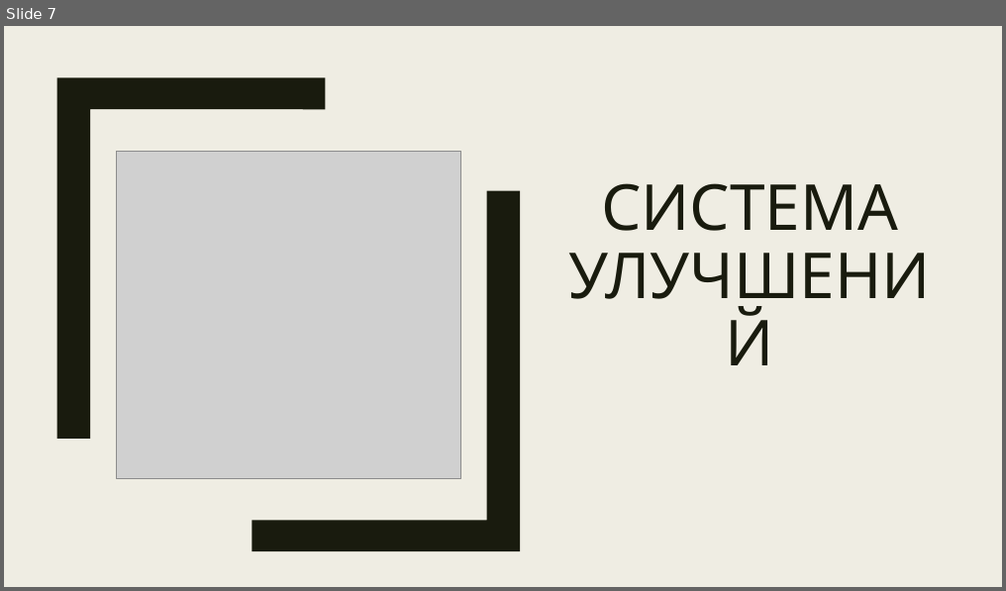
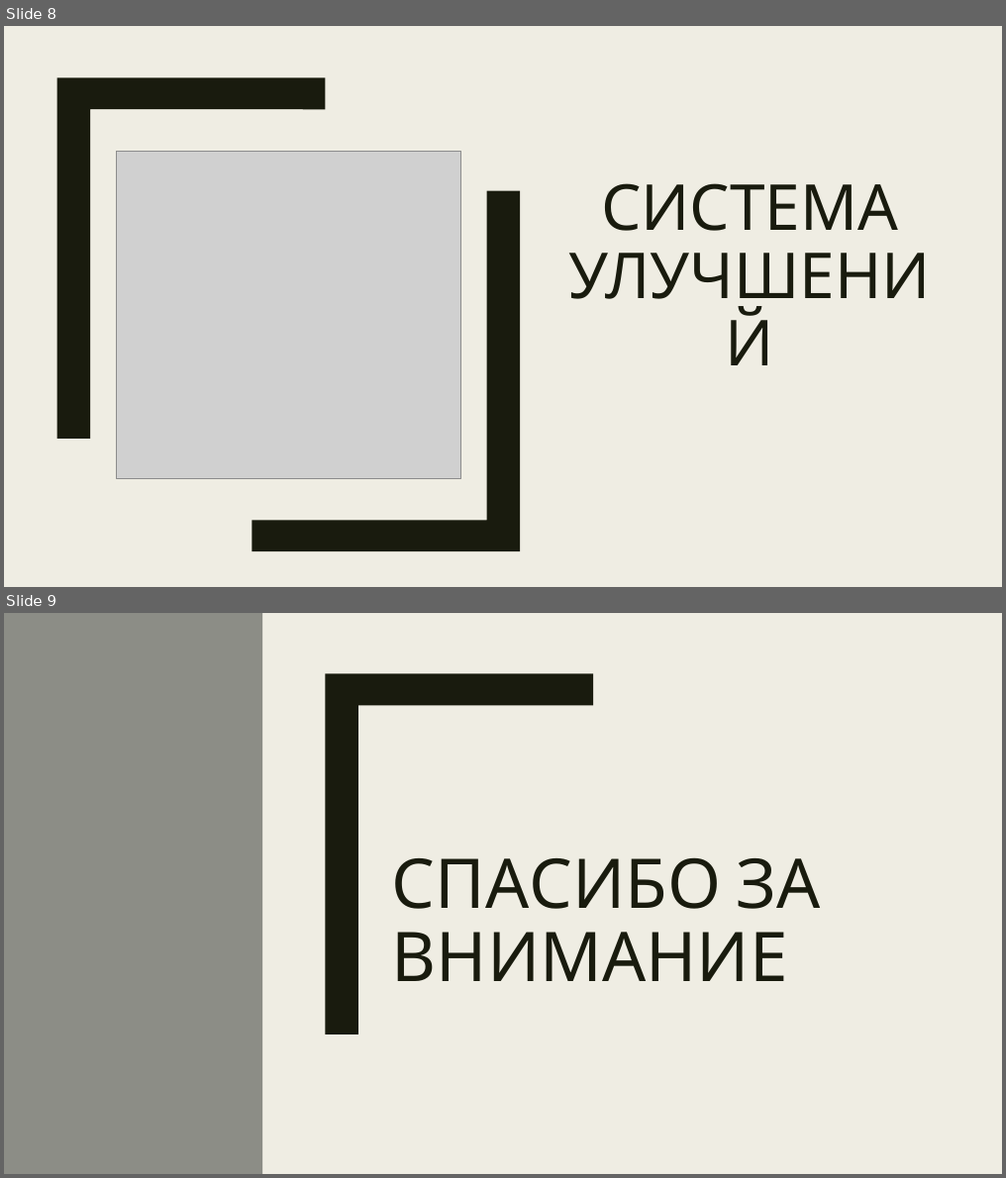
Before and after one commit to NikitinMaksim/Coursework_2023, a slide deck: Никитин_курсовая.pptx. Shown one above the other, each under a label of ours: slide 7 before the commit, slides 8 and 9 after it. The pictures are 1006x591 and 1006x1178 pixels, drawn with LibreOffice and Linux fonts; fonts in the diff are those of the drawing; grey boxes stand for pictures. Boxes give left, top, right and bottom in pixels: in the first picture for what was removed or moved away, otherwise in the second. Text is boxed around its words. In the diff, an @@ line names an element or a change of style, - is before the commit and + after.

```diff
--- a/Никитин_курсовая.pptx
+++ b/Никитин_курсовая.pptx
@@ slide 9 added at <box>4,613,1002,1174</box>, background #EFEDE3; not listed: 1 template element that a slide beside it also shows @@
@@ rectangle added at <box>4,613,1002,1174</box>, fill #EFEDE3 @@
@@ rectangle added at <box>4,613,262,1174</box>, fill #8C8D86 @@
@@ freeform shape added at <box>325,673,593,1035</box>, fill #191B0E @@
@@ title added at <box>392,858,821,981</box>, 66 pt, text #191B0E @@
+СПАСИБО ЗА ВНИМАНИЕ
@@ what was slide 7 is now slide 8 @@
```
Also in this commit, not shown: 1 slide changed, 1 other slide added, 3 slides removed.
